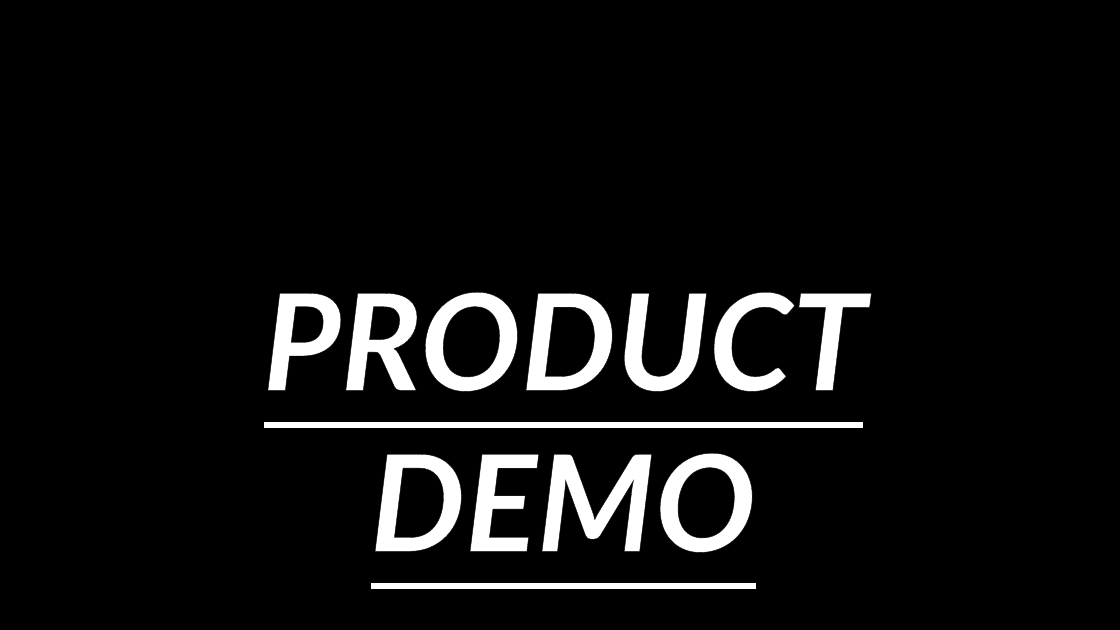
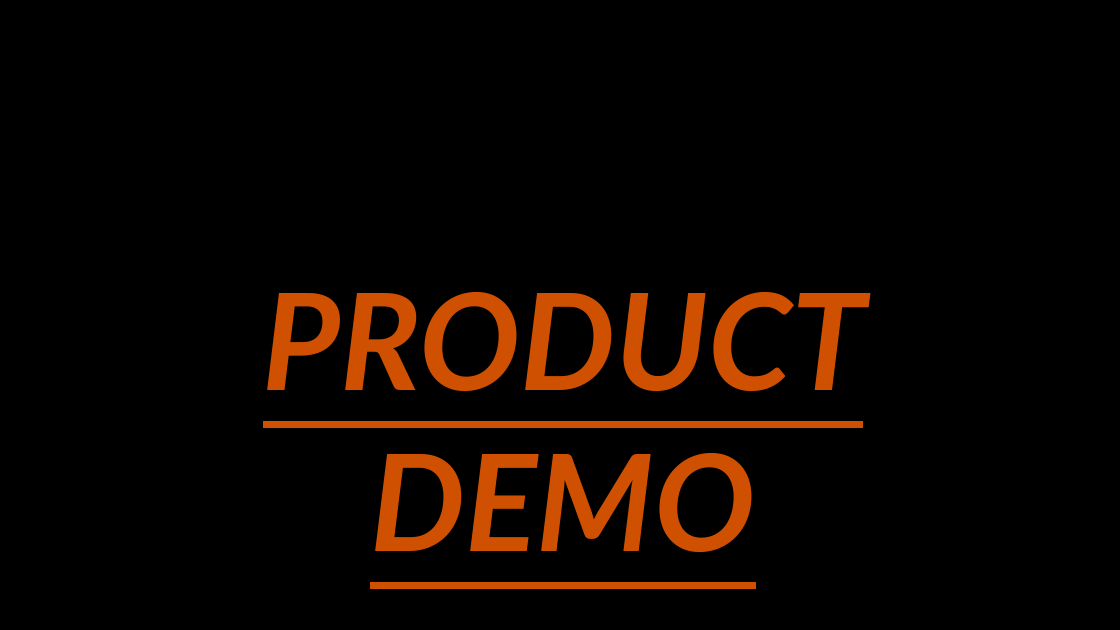
Before and after one commit to hattas/ncaa-bracket-predictor, a slide deck: slide 5 of documentation/sprint 3/Sprint 3 powerpoint.pptx. Drawn at 1120x630 pixels with LibreOffice and Linux fonts; fonts in the diff are those of the drawing; background and template pictures are left out. Boxes give left, top, right and bottom in pixels: in the first picture for what was removed or moved away, otherwise in the second. Text is boxed around its words. In the diff, an @@ line names an element or a change of style, - is before the commit and + after.

```diff
--- a/documentation/sprint 3/Sprint 3 powerpoint.pptx
+++ b/documentation/sprint 3/Sprint 3 powerpoint.pptx
@@ text "PRODUCT DEMO" at (x1=263, y1=292, x2=867, y2=552): text colour #FFFFFF to #D05002 @@
```
Also in this commit, not shown: 5 other slides changed, 1 slide removed, 2 other files.
